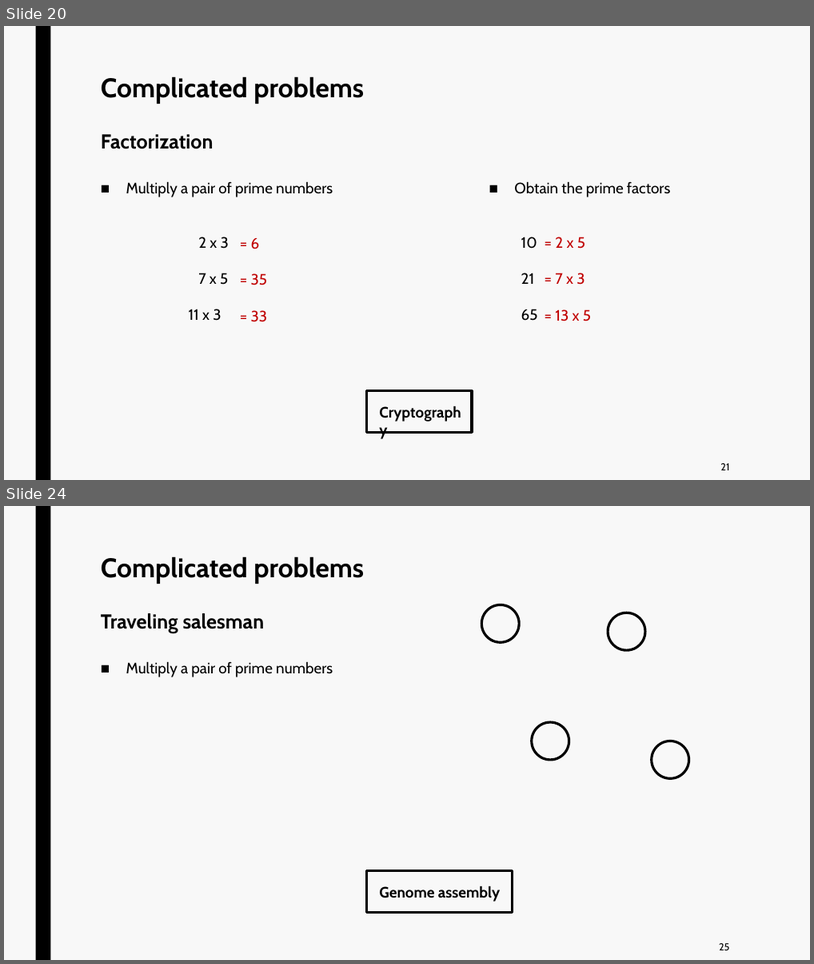
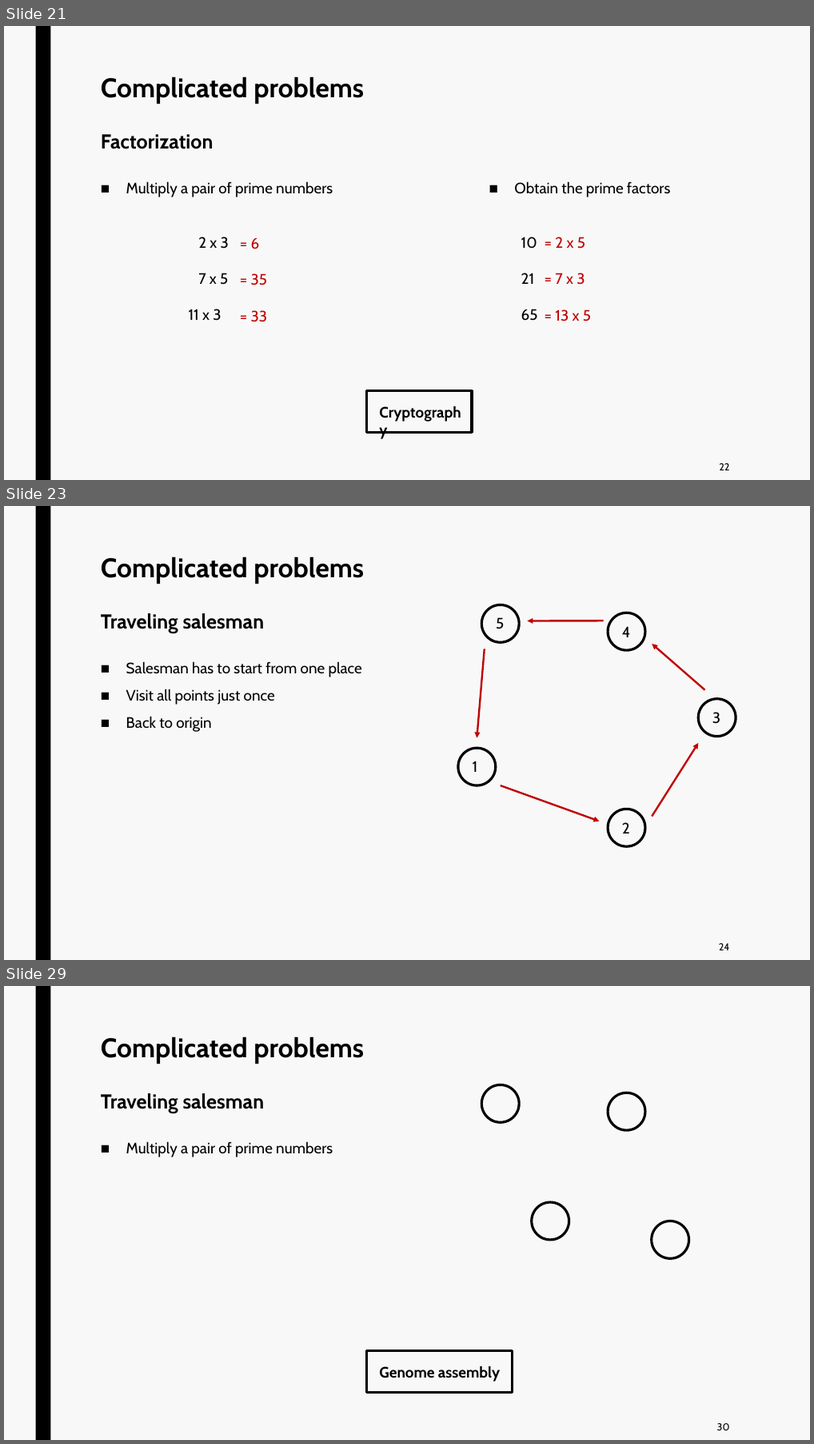
Before and after one commit to jurtasun/presentations, a slide deck: 202306_LMS_Complexity/202306_LMS_Complexity.ppt. Shown one above the other, each under a label of ours: slides 20 and 24 before the commit, slides 21, 23 and 29 after it; the slides between them are not shown. The pictures are 814x964 and 814x1444 pixels, drawn with LibreOffice and Linux fonts; fonts in the diff are those of the drawing. Boxes give left, top, right and bottom in pixels: in the first picture for what was removed or moved away, otherwise in the second. Text is boxed around its words. In the diff, an @@ line names an element or a change of style, - is before the commit and + after.

```diff
--- a/202306_LMS_Complexity/202306_LMS_Complexity.ppt
+++ b/202306_LMS_Complexity/202306_LMS_Complexity.ppt
@@ slide 23 added at <box>4,506,810,960</box>, background #F8F8F8; not listed: 1 template element that a slide beside it also shows @@
@@ title added at <box>101,556,364,633</box>, 32 pt, text #000000, bold @@
+Complicated problems
+Traveling salesman
@@ ellipse added at <box>482,604,519,642</box>, outline #000000 3 pt @@
@@ text added at <box>496,617,504,629</box>, 18 pt, text #000000 @@
+5
@@ arrow added from (603, 621) to (528, 621), #C00000 2.25 pt @@
@@ ellipse added at <box>608,612,646,650</box>, outline #000000 3 pt @@
@@ arrow added from (485, 648) to (477, 738), #C00000 2.25 pt @@
@@ text added at <box>622,626,631,637</box>, 18 pt, text #000000 @@
+4
@@ arrow added from (705, 690) to (653, 644), #C00000 2.25 pt @@
@@ text added at <box>126,661,362,732</box>, 18 pt, text #000000 @@
+■ Salesman has to start from one place
+■ Visit all points just once
+■ Back to origin
@@ ellipse added at <box>699,698,737,736</box>, outline #000000 3 pt @@
@@ text added at <box>713,712,721,724</box>, 18 pt, text #000000 @@
+3
@@ arrow added from (653, 816) to (699, 743), #C00000 2.25 pt @@
@@ ellipse added at <box>458,748,496,785</box>, outline #000000 3 pt @@
@@ text added at <box>473,760,478,772</box>, 18 pt, text #000000 @@
+1
@@ arrow added from (501, 785) to (600, 821), #C00000 2.25 pt @@
@@ ellipse added at <box>608,809,646,847</box>, outline #000000 3 pt @@
@@ text added at <box>622,822,630,833</box>, 18 pt, text #000000 @@
+2
@@ page number added at <box>719,943,730,950</box>, 12 pt, text #000000 @@
+24
@@ what was slide 20 is now slide 21 @@
@@ page number at <box>719,463,730,470</box>: text changed @@
-21
+22
@@ what was slide 24 is now slide 29 @@
@@ page number at <box>718,1423,730,1430</box>: text changed @@
-25
+30
```
Also in this commit, not shown: 2 slides changed, 7 other slides added, 3 slides removed.
